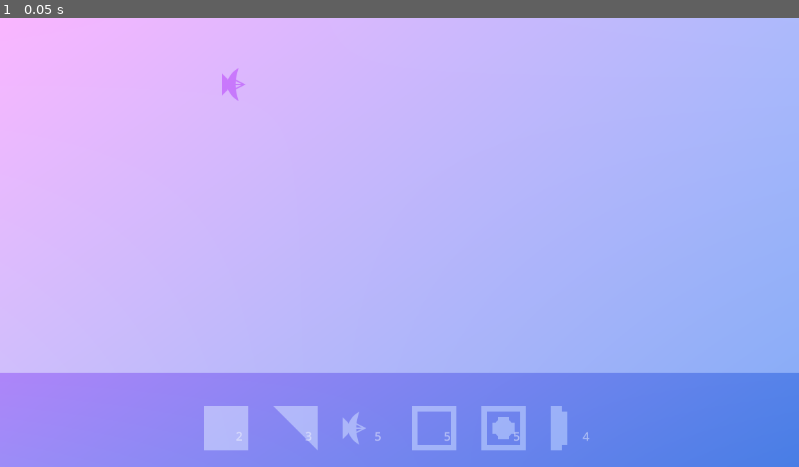
Above: before the commit, frame 1.
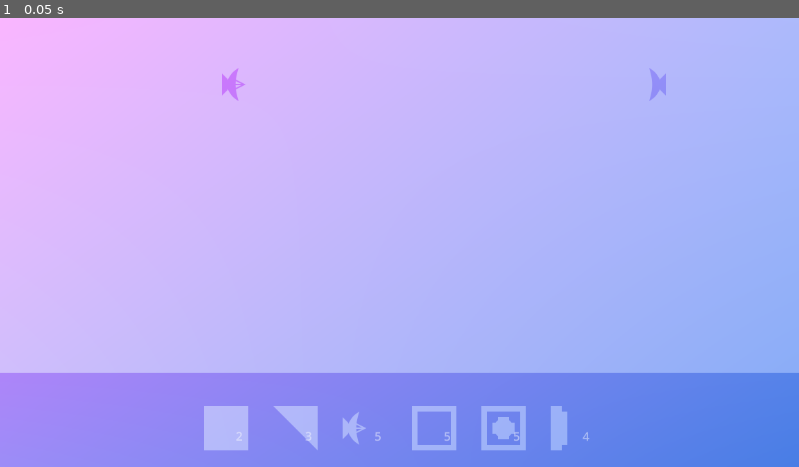
Above: after the commit, the same moment.

Repository: Username4D/signal_quest
Game: Godot game, scene res://scenes/gameplay_view.tscn
The game is run twice, just before and just after one commit, with the same random seed, the same clock (stepped at 60 frames per second) and the same inputs. The project has no main scene, so this scene is started directly.
Inputs:
- Up to frame 1 (0.05 s): no input

The runs differ from the first frame. In frame 1, less than 0.1% of the frame differs, in the area x 81-84%, y 11-19%.

Commit message:
added finish object

Diff:
--- a/project.godot
+++ b/project.godot
@@ -27,6 +27,7 @@
 wall_angled=""
 button=""
 signal=""
+finish=""
 
 [gui]
 
--- /dev/null
+++ b/scenes/finish.tscn
@@ -0,0 +1,27 @@
+[gd_scene load_steps=6 format=3 uid="uid://dgixjtqv1a8n8"]
+
+[ext_resource type="Shader" uid="uid://b1qnwyojwnbjx" path="res://resources/gradient.gdshader" id="1_07gpw"]
+[ext_resource type="Texture2D" uid="uid://ke00ty7ry5df" path="res://assets/tileset_textures.svg" id="2_2pftv"]
+
+[sub_resource type="RectangleShape2D" id="RectangleShape2D_m504p"]
+size = Vector2(20, 64)
+
+[sub_resource type="ShaderMaterial" id="ShaderMaterial_n8g1v"]
+shader = ExtResource("1_07gpw")
+shader_parameter/background = false
+
+[sub_resource type="AtlasTexture" id="AtlasTexture_q7jsg"]
+atlas = ExtResource("2_2pftv")
+region = Rect2(0, 256, 128, 128)
+
+[node name="finish" type="StaticBody2D" groups=["finish"]]
+
+[node name="hitbox" type="CollisionShape2D" parent="."]
+position = Vector2(-22, 0)
+shape = SubResource("RectangleShape2D_m504p")
+
+[node name="Sprite2D" type="Sprite2D" parent="."]
+material = SubResource("ShaderMaterial_n8g1v")
+position = Vector2(0, 9.536743e-07)
+scale = Vector2(0.5, 0.5)
+texture = SubResource("AtlasTexture_q7jsg")
--- a/scenes/gameplay_view.tscn
+++ b/scenes/gameplay_view.tscn
@@ -1,10 +1,11 @@
-[gd_scene load_steps=9 format=4 uid="uid://dtrnsgpe5umma"]
+[gd_scene load_steps=10 format=4 uid="uid://dtrnsgpe5umma"]
 
 [ext_resource type="Script" uid="uid://uylpcw88qumq" path="res://scripts/gameplay_view.gd" id="1_exiar"]
 [ext_resource type="Shader" uid="uid://b1qnwyojwnbjx" path="res://resources/gradient.gdshader" id="2_0qrwo"]
 [ext_resource type="TileSet" uid="uid://b0xsw3lwvixpo" path="res://resources/gameplay_objects_tileset.tres" id="2_khje6"]
 [ext_resource type="PackedScene" uid="uid://ca8af6w4i2btf" path="res://scenes/signal_emitter.tscn" id="4_a4xli"]
 [ext_resource type="PackedScene" uid="uid://wwori4ekxduy" path="res://scenes/inventory.tscn" id="5_7nf73"]
+[ext_resource type="PackedScene" uid="uid://dgixjtqv1a8n8" path="res://scenes/finish.tscn" id="6_66ihu"]
 
 [sub_resource type="ShaderMaterial" id="ShaderMaterial_a4xli"]
 shader = ExtResource("2_0qrwo")
@@ -57,4 +58,8 @@
 [node name="signal_emitter" parent="static_gp_objects" instance=ExtResource("4_a4xli")]
 position = Vector2(352, 96)
 
+[node name="finish" parent="static_gp_objects" instance=ExtResource("6_66ihu")]
+position = Vector2(928, 96)
+rotation = 3.1415927
+
 [node name="conversions" type="Node2D" parent="."]
--- a/scripts/gameplay_view.gd
+++ b/scripts/gameplay_view.gd
@@ -3,7 +3,7 @@
 @export var game_state = "build" # build, finish, start
 signal start
 signal build
-
+signal finish
 @export var inventory =  {
  "wall": 2,
  "wall_angled": 3,
@@ -39,7 +39,7 @@
 			print("start")
 			convert_placements($user_gp_objects)
 			$user_gp_objects.visible = false
-		elif game_state == "start":
+		elif game_state == "start" or game_state == "finish":
 			game_state = "build"
 			build.emit()
 			for i in $conversions.get_children():
--- a/scripts/signal.gd
+++ b/scripts/signal.gd
@@ -27,6 +27,11 @@
 			$ray.get_collider().press()
 			self.rotation_virtual += 180
 			audio_handler.request("button", self)
+		elif $ray.get_collider().is_in_group("finish"):
+			audio_handler.request("start", self.get_parent())
+			self.get_parent().get_parent().finish.emit()
+			self.get_parent().get_parent().game_state = "finish"
+			self.queue_free()
 		else:
 			audio_handler.request("wall", self)
 			self.rotation_virtual += 180
